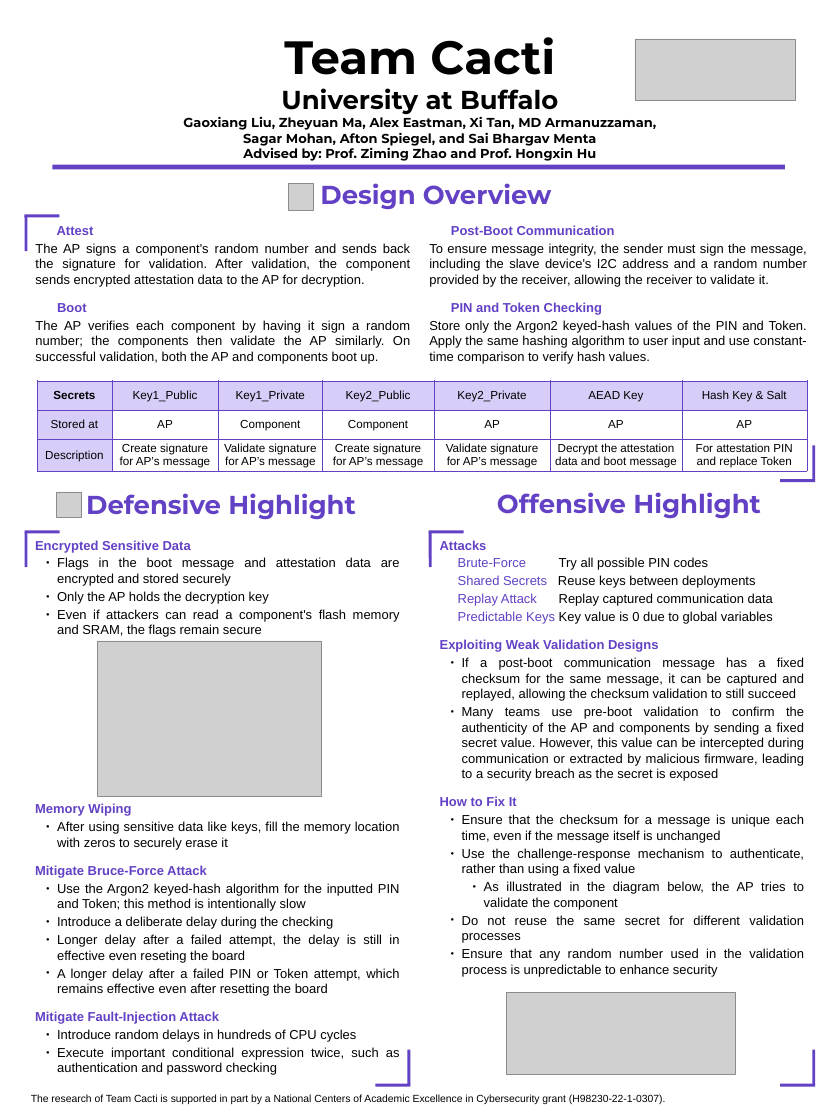
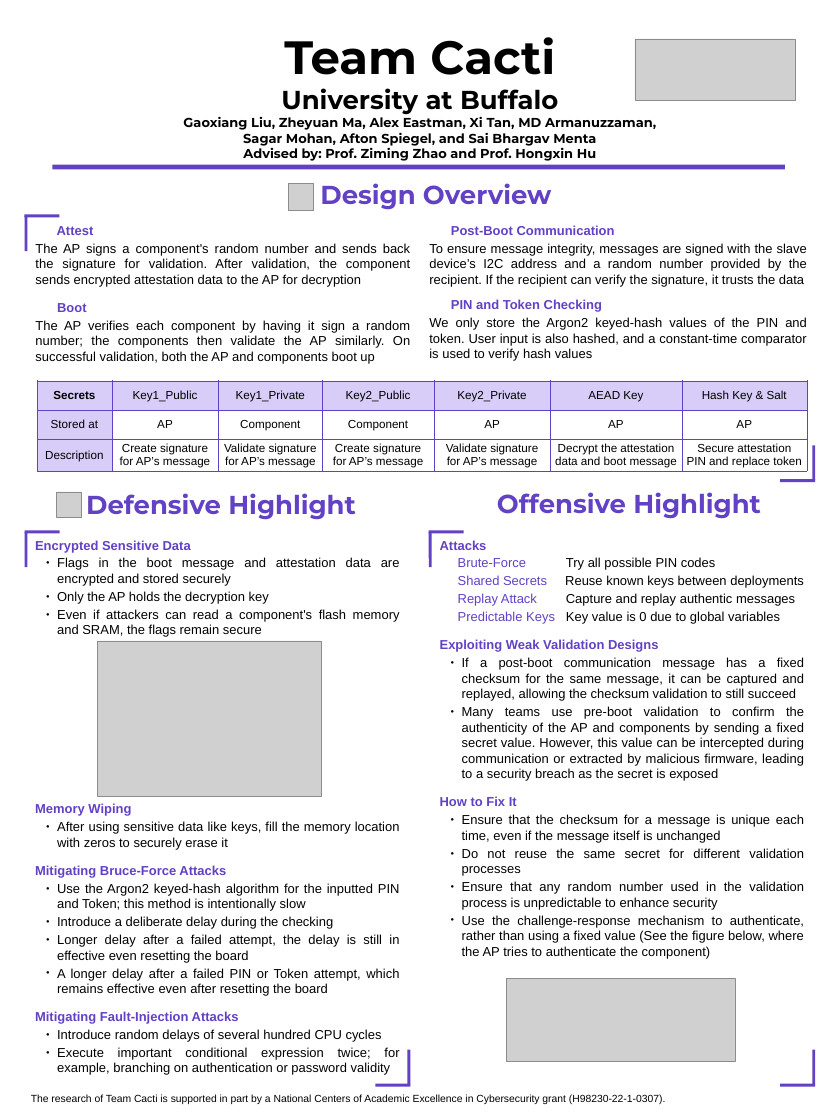
Before and after one commit to CactiLab/2024-ectf-ub-cacti-design, a slide deck: slide 1 of poster/2024 eCTF Poster Template (copy).pptx. Drawn at 840x1120 pixels with LibreOffice and Linux fonts; fonts in the diff are those of the drawing; grey boxes stand for pictures; background and template pictures are left out. Boxes give left, top, right and bottom in pixels: in the first picture for what was removed or moved away, otherwise in the second. Text is boxed around its words. In the diff, an @@ line names an element or a change of style, - is before the commit and + after.

Commit message:
poster grammar

```diff
--- a/poster/2024 eCTF Poster Template (copy).pptx
+++ b/poster/2024 eCTF Poster Template (copy).pptx
@@ text at box(35, 243, 410, 286): text changed @@
-The AP signs a component's random number and sends back the signature for validation. After validation, the component sends encrypted attestation data to the AP for decryption.
+The AP signs a component's random number and sends back the signature for validation. After validation, the component sends encrypted attestation data to the AP for decryption
@@ text at box(429, 243, 807, 286): text changed @@
-To ensure message integrity, the sender must sign the message, including the slave device's I2C address and a random number provided by the receiver, allowing the receiver to validate it.
+To ensure message integrity, messages are signed with the slave device’s I2C address and a random number provided by the recipient. If the recipient can verify the signature, it trusts the data
@@ text at box(35, 320, 410, 364): text changed @@
-The AP verifies each component by having it sign a random number; the components then validate the AP similarly. On successful validation, both the AP and components boot up.
+The AP verifies each component by having it sign a random number; the components then validate the AP similarly. On successful validation, both the AP and components boot up
@@ text at box(429, 317, 807, 346): text changed @@
-Store only the Argon2 keyed-hash values of the PIN and Token. Apply the same hashing algorithm to user input and use constant-time comparison to verify hash values.
+We only store the Argon2 keyed-hash values of the PIN and token. User input is also hashed, and a constant-time comparator is used to verify hash values
@@ table at box(37, 380, 806, 638) @@
-row 3, column 7: For attestation PIN and replace Token
+row 3, column 7: Secure attestation PIN and replace token
@@ text at box(565, 575, 804, 606): text changed @@
-Shared Secrets Reuse keys between deployments
-Replay Attack Replay captured communication data
+Shared Secrets Reuse known keys between deployments
+Replay Attack Capture and replay authentic messages
@@ text at box(35, 865, 226, 878): text changed @@
-Mitigate Bruce-Force Attack
+Mitigating Bruce-Force Attacks
@@ text at box(462, 848, 804, 910): paragraphs removed @@
-  ● Use the challenge-response mechanism to authenticate, rather than using a fixed value
-      ● As illustrated in the diagram below, the AP tries to validate the component
@@ text at box(462, 915, 804, 959): paragraph added @@
+  ● Use the challenge-response mechanism to authenticate, rather than using a fixed value (See the figure below, where the AP tries to authenticate the component)
@@ text at box(57, 934, 399, 962): text changed @@
-  ● Longer delay after a failed attempt, the delay is still in effective even reseting the board
+  ● Longer delay after a failed attempt, the delay is still in effective even resetting the board
@@ picture: place and size @@
-picture at box(506, 992, 735, 1075)
+picture at box(507, 979, 735, 1061)
@@ text at box(35, 1011, 399, 1075): text changed @@
-Mitigate Fault-Injection Attack
-  ● Introduce random delays in hundreds of CPU cycles
-  ● Execute important conditional expression twice, such as authentication and password checking
+Mitigating Fault-Injection Attacks
+  ● Introduce random delays of several hundred CPU cycles
+  ● Execute important conditional expression twice; for example, branching on authentication or password validity
```
Also in this commit, not shown: 1 other file.
